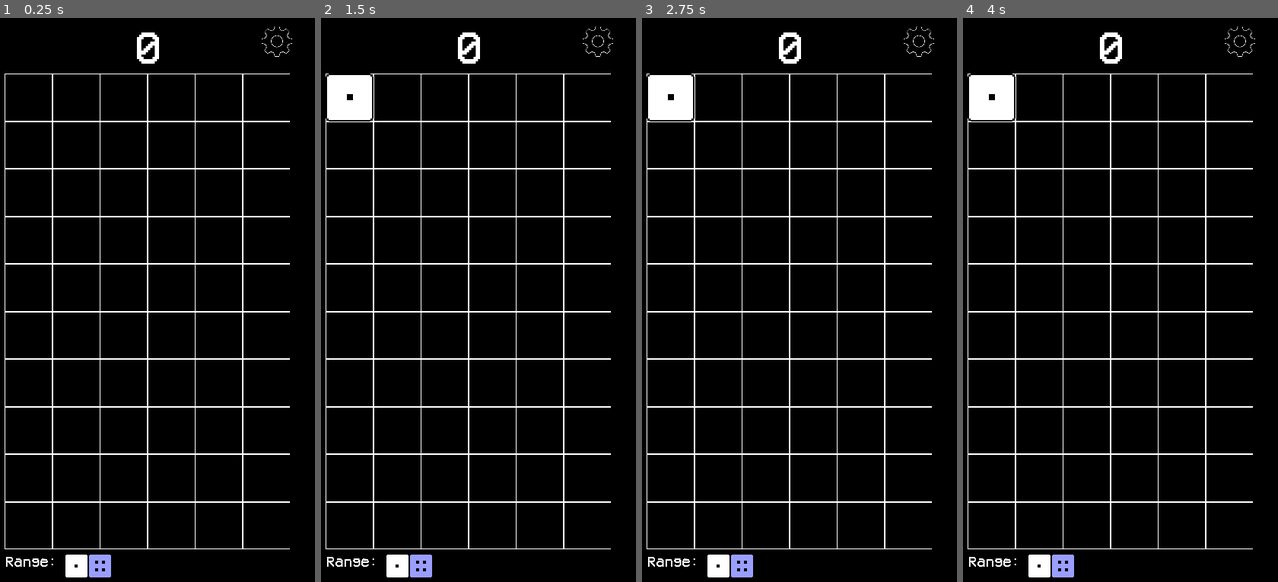
Above: before the commit, frames 1-4 (left to right).
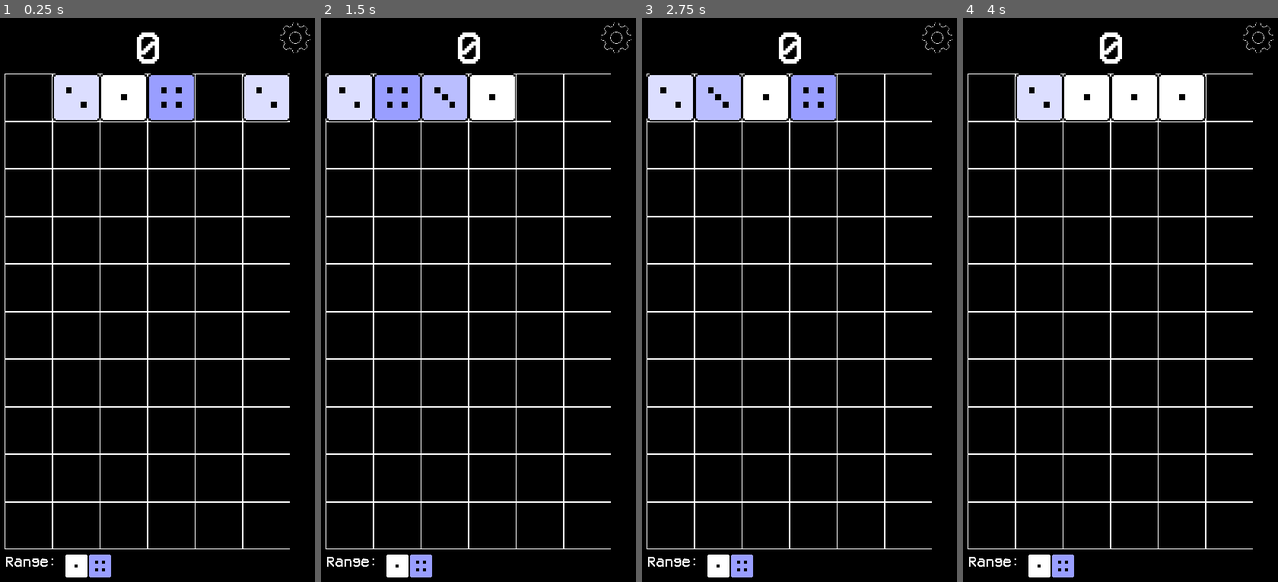
Above: after the commit, the same moments.

Repository: n8-ball/numfall_android
Game: Godot game, scene res://board/scenes/board.tscn
Two runs of this game, one before a commit and one after it. Both use one fixed random seed, a clock stepped at 60 frames per second and the inputs below. The project has no main scene, so this scene is started directly.
Inputs (mouse positions are in pixels of both pictures, inside the frame that each line leads up to; where the layout moved, square brackets give the same spot in the first picture):
- Up to frame 1 (0.25 s): no input
- Up to frame 2 (1.5 s): click (617, 34) [598, 40] at 0.5 s; tap Enter (ui_accept) at 1.25, 1.35 s; move the mouse to (469, 46) at 1.27 s; click (469, 46) at 1.42 s
- Up to frame 3 (2.75 s): tap Enter (ui_accept) at 1.52, 1.82, 2.1, 2.27, 2.57 s; move the mouse to (720, 350) at 2.02 s; click (720, 350) at 2.17 s
- Up to frame 4 (4 s): move the mouse to (1145, 187) at 2.77 s; tap Enter (ui_accept) at 2.85, 3.5, 3.6, 3.77 s; click (1145, 187) at 2.92 s; move the mouse to (1092, 441) at 3.52 s; click (1092, 441) at 3.67 s

The runs differ from the first frame. In frame 1, 4.7% of the frame differs, in the area x 16-99%, y 0-19%; in frame 2, 4.6%; in frame 3, 4.6%; in frame 4, 6.0%, in the area x 1-99%, y 0-19%.
Error in both runs: Trying to assign value of type 'AnimationPlayer' to a variable of type 'Node2D'. (res://pieceSets/pixel/scripts/pixelPiece.gd:3)

Commit message:
New scaling function, menu started

Diff:
--- a/board/scenes/board.tscn
+++ b/board/scenes/board.tscn
@@ -9,12 +9,14 @@
 [ext_resource path="res://board/scripts/score.gd" type="Script" id=7]
 [ext_resource path="res://debug/sprites/debugGear.png" type="Texture" id=8]
 [ext_resource path="res://board/scripts/range.gd" type="Script" id=9]
+[ext_resource path="res://board/scripts/settings.gd" type="Script" id=10]
+[ext_resource path="res://menu/scenes/mainMenu.tscn" type="PackedScene" id=11]
 
-[sub_resource type="DynamicFont" id=2]
+[sub_resource type="DynamicFont" id=1]
 size = 128
 font_data = ExtResource( 6 )
 
-[sub_resource type="DynamicFont" id=1]
+[sub_resource type="DynamicFont" id=2]
 size = 192
 font_data = ExtResource( 6 )
 
@@ -51,11 +53,11 @@
 script = ExtResource( 4 )
 
 [node name="score" type="RichTextLabel" parent="."]
-margin_left = 420.0
+margin_left = 220.0
 margin_top = 50.0
-margin_right = 1020.0
+margin_right = 1220.0
 margin_bottom = 230.0
-custom_fonts/normal_font = SubResource( 1 )
+custom_fonts/normal_font = SubResource( 2 )
 bbcode_enabled = true
 bbcode_text = "[center]0[/center]"
 text = "0"
@@ -65,11 +67,14 @@
 }
 
 [node name="settings" type="TextureButton" parent="."]
-margin_left = 1200.0
-margin_top = 50.0
-margin_right = 1328.0
-margin_bottom = 178.0
+margin_left = 1277.27
+margin_top = 34.5456
+margin_right = 1405.27
+margin_bottom = 162.546
 texture_normal = ExtResource( 8 )
+script = ExtResource( 10 )
 __meta__ = {
 "_edit_use_anchors_": false
 }
+
+[node name="menu" parent="settings" instance=ExtResource( 11 )]
--- a/board/scripts/board.gd
+++ b/board/scripts/board.gd
@@ -18,20 +18,35 @@
 var swapReady = false
 
 var score = 0
+var startPieces = 4
 
 # Called when the node enters the scene tree for the first time.
 func _ready():
 	createBoard()
+	for i in range(startPieces):
+		spawner.spawnPiece()
 
 # Called every frame. 'delta' is the elapsed time since the previous frame.
 func _process(delta):
 	updateBoard()
 	if Input.is_action_just_pressed("ui_accept"):
-		var newPiece = newPieceName.instance()
-		self.add_child(newPiece)
-		board[0][0] = newPiece
-		newPiece.setState(newPiece.SPAWN_STATE)
-		newPiece.setPos(getPos(0, 0))
+		restartGame()
+		#var newPiece = newPieceName.instance()
+		#self.add_child(newPiece)
+		#board[0][0] = newPiece
+		#newPiece.setState(newPiece.SPAWN_STATE)
+		#newPiece.setPos(getPos(0, 0))
+
+func restartGame():
+	for y in range(brdHt):
+		for x in range(brdWd):
+			if !isEmpty(x, y):
+				board[y][x].queue_free()
+				board[y][x] = null
+	score = 0
+	spawner.resetRange()
+	for i in range(startPieces):
+		spawner.spawnPiece()
 
 func createBoard():
 	for y in range(brdHt):
--- a/board/scripts/range.gd
+++ b/board/scripts/range.gd
@@ -25,9 +25,9 @@
 
 # Called every frame. 'delta' is the elapsed time since the previous frame.
 func _process(delta):
-	if floorPiece.getValue() < spawner.floorNum && floorPiece.isReady():
-		floorPiece.setValue(floorPiece.getValue() + 1)
+	if floorPiece.getValue() != spawner.floorNum && floorPiece.isReady():
+		floorPiece.setValue(spawner.floorNum)
 		floorPiece.setState(floorPiece.INCREMENT_STATE)
-	if ceilPiece.getValue() < spawner.ceilNum && ceilPiece.isReady():
-		ceilPiece.setValue(ceilPiece.getValue() + 1)
+	if ceilPiece.getValue() != spawner.ceilNum && ceilPiece.isReady():
+		ceilPiece.setValue(spawner.ceilNum)
 		ceilPiece.setState(ceilPiece.INCREMENT_STATE)
--- /dev/null
+++ b/board/scripts/settings.gd
@@ -0,0 +1,10 @@
+extends TextureButton
+
+onready var menu : Control = $menu
+
+# Called when the node enters the scene tree for the first time.
+func _ready():
+	pass # Replace with function body.
+
+func _pressed():
+	menu.visible = !menu.visible
--- a/board/scripts/spawner.gd
+++ b/board/scripts/spawner.gd
@@ -18,17 +18,16 @@
 		findRange()
 
 func findRange():
-	if board.bigPiece - 3 > ceilNum:
-		ceilNum = board.bigPiece - 3
-	if (board.bigPiece/2) - 1 > floorPot:
-		floorPot = (board.bigPiece/2) - 1
+	if board.bigPiece - 4 > ceilNum:
+		ceilNum = board.bigPiece - 4
+	if int(board.bigPiece/1.5) - 1 > floorPot:
+		floorPot = int(board.bigPiece/1.5) - 1
 	if board.smallPiece > floorNum && floorNum < floorPot:
 		floorNum += 1
 	if board.smallPiece < floorNum:
 		floorNum = board.smallPiece
 
 func spawnPiece():
-	findRange()
 	var freeSpace = false
 	for x in range(board.brdWd):
 		if board.board[0][x] == null:
@@ -69,3 +68,8 @@
 	board.board[yPos][xPos] = newPiece
 	newPiece.setState(newPiece.SPAWN_STATE)
 	newPiece.setPos(board.getPos(xPos, yPos))
+
+func resetRange():
+	floorNum = 1
+	floorPot = 1
+	ceilNum = 4
--- /dev/null
+++ b/menu/scenes/mainMenu.tscn
@@ -0,0 +1,3 @@
+[gd_scene format=2]
+
+[node name="menu" type="Control"]
Not shown: 2 places in board/scenes/board.tscn that only renumber resources
